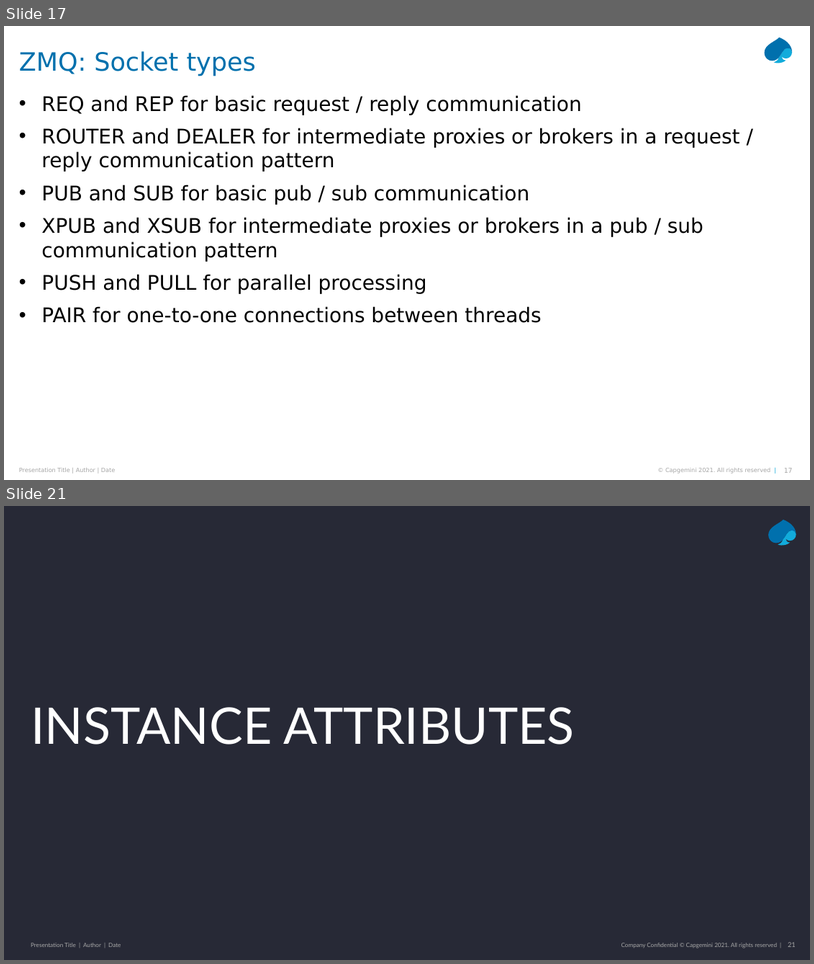
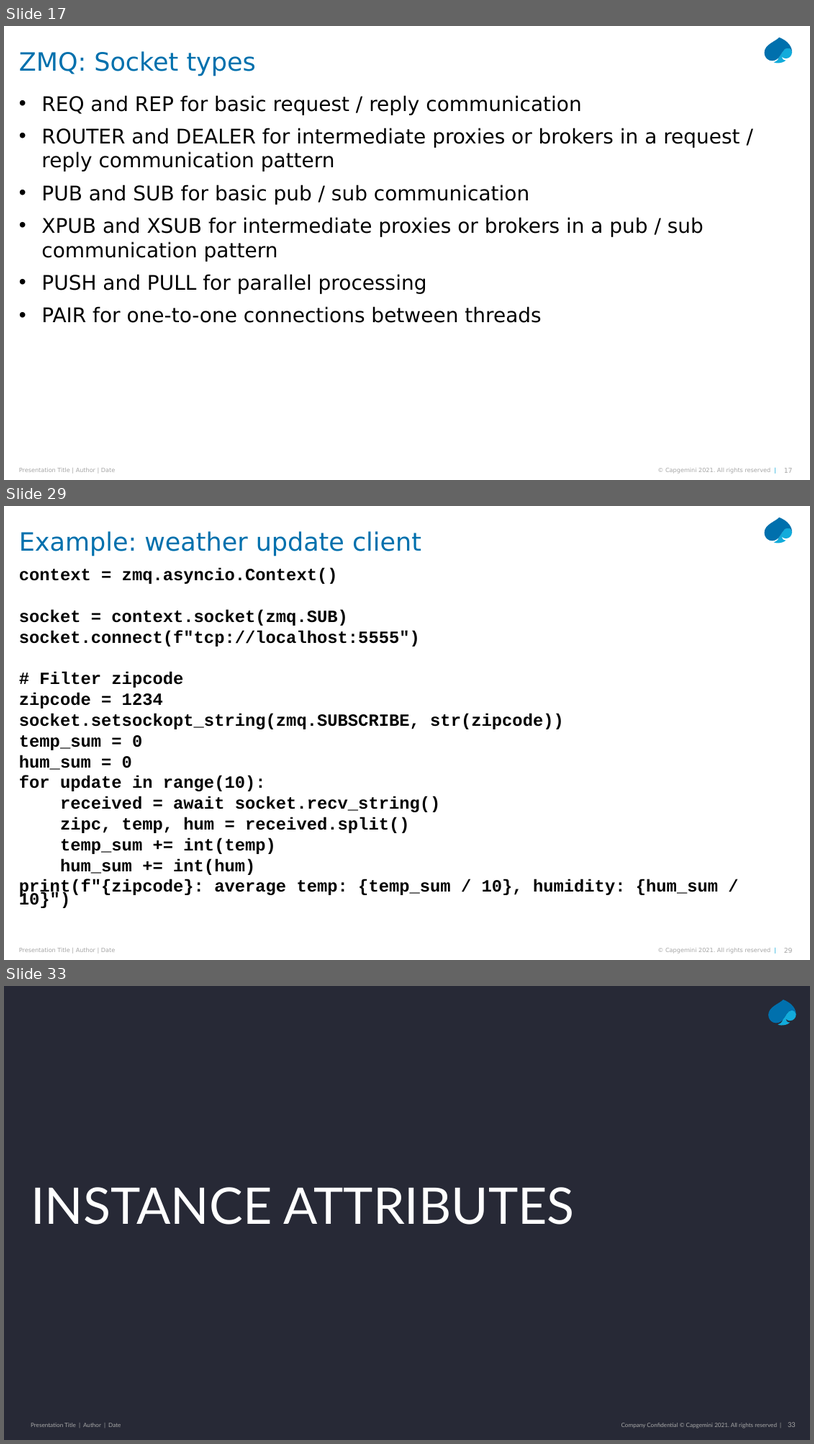
Before and after one commit to Python-Masterclass/Networking, a slide deck: Masterclass-7-Networking.pptx. Shown one above the other, each under a label of ours: slides 17 and 21 before the commit, slides 17, 29 and 33 after it; the slides between them are not shown. The pictures are 814x964 and 814x1444 pixels, drawn with LibreOffice and Linux fonts; fonts in the diff are those of the drawing. Boxes give left, top, right and bottom in pixels: in the first picture for what was removed or moved away, otherwise in the second. Text is boxed around its words. In the diff, an @@ line names an element or a change of style, - is before the commit and + after.

```diff
--- a/Masterclass-7-Networking.pptx
+++ b/Masterclass-7-Networking.pptx
@@ slide 29 added at box(4, 506, 810, 960), background #FFFFFF; not listed: 5 template elements that a slide beside it also shows @@
@@ title added at box(19, 531, 422, 556), 30 pt, text #0070AD @@
+Example: weather update client
@@ text added at box(19, 568, 718, 908), 20.4 pt, text #000000, bold @@
+context = zmq.asyncio.Context()
+socket = context.socket(zmq.SUB)
+socket.connect(f"tcp://localhost:5555")
+# Filter zipcode
+zipcode = 1234
+socket.setsockopt_string(zmq.SUBSCRIBE, str(zipcode))
+temp_sum = 0
+hum_sum = 0
+for update in range(10):
+received = await socket.recv_string()
+zipc, temp, hum = received.split()
+temp_sum += int(temp)
+hum_sum += int(hum)
+print(f"{zipcode}: average temp: {temp_sum / 10}, humidity: {hum_sum / 10}")
@@ what was slide 21 is now slide 33 @@
@@ page number at box(788, 1422, 796, 1427): text changed @@
-21
+33
```
Also in this commit, not shown: 6 slides changed, 12 other slides added, 70 slides removed, 3 other files.
